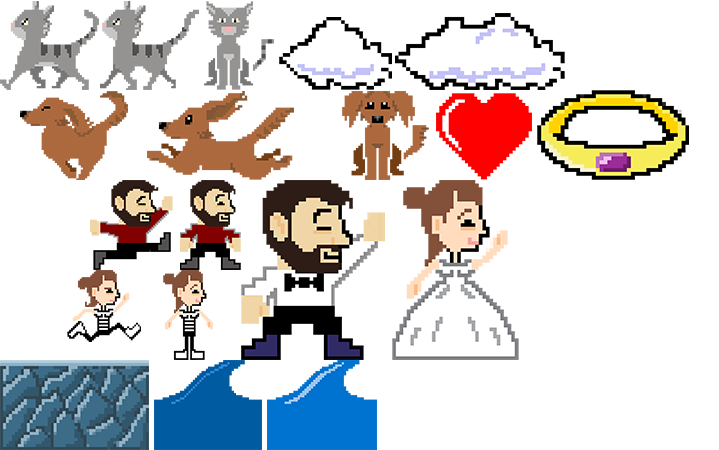
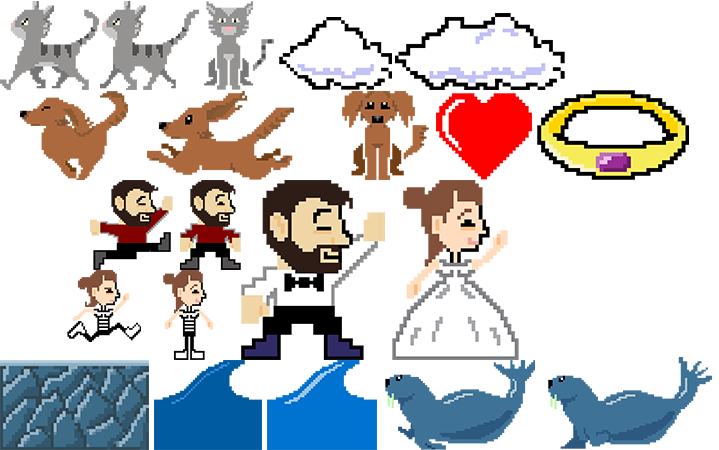
Layer changes from the first 719 x 450 image to the second:
added layer "seal2" above "seal1" over [385, 360, 535, 450]
added layer "seal1" above "lior hand" over [548, 357, 712, 449]
